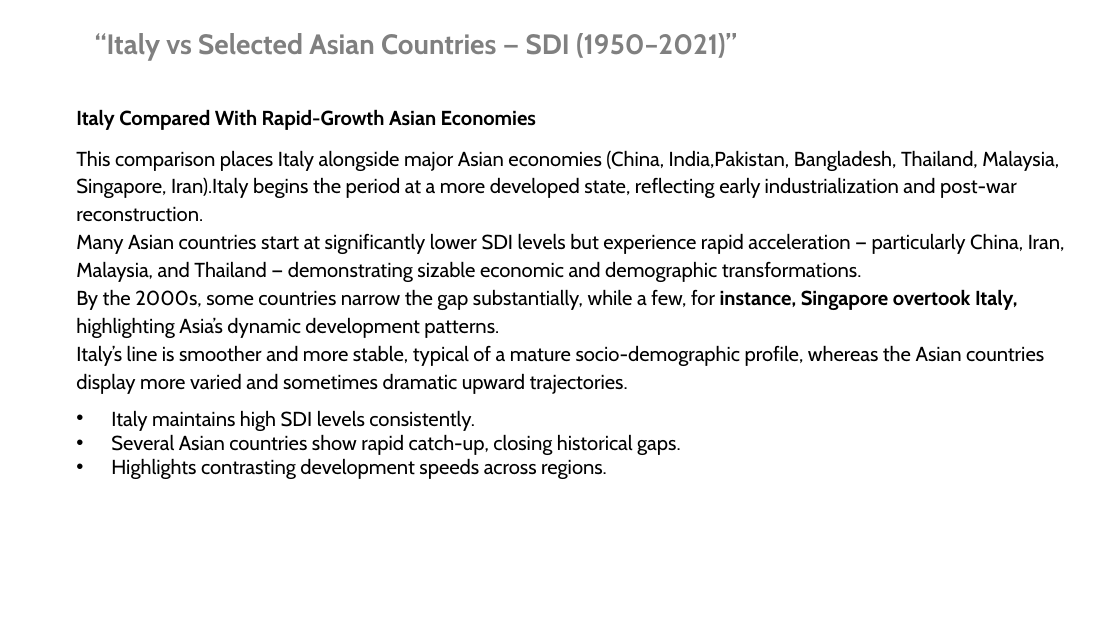
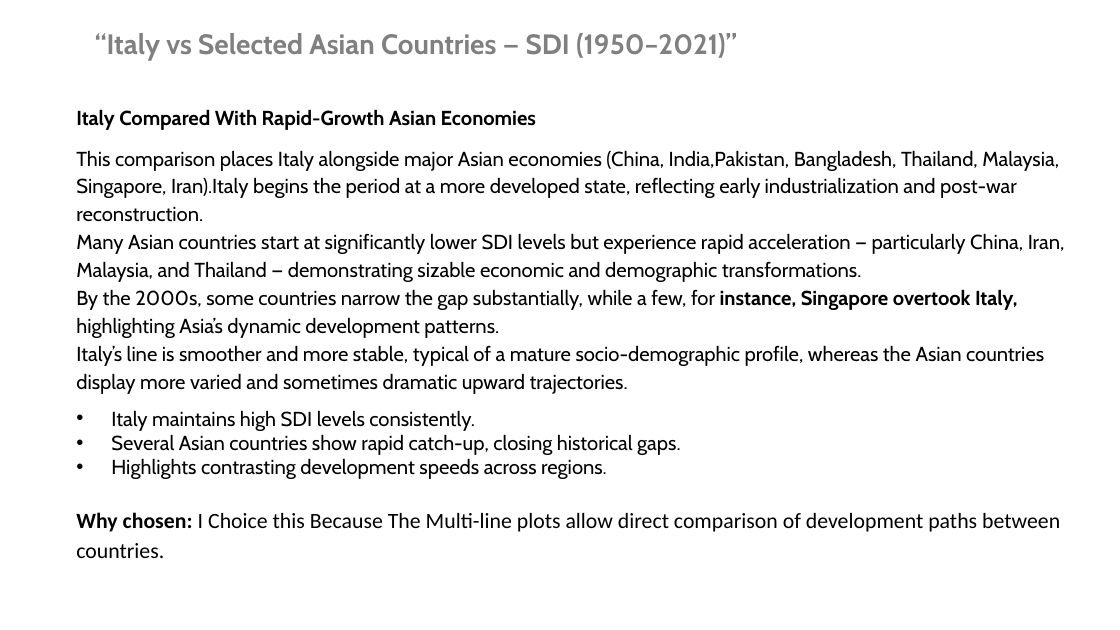
Before and after one commit to samiwadh/Global-Burden-of-Disease-Project, a slide deck: slide 19 of Data Visualization.pptx. Drawn at 1120x630 pixels with LibreOffice and Linux fonts; fonts in the diff are those of the drawing. Boxes give left, top, right and bottom in pixels: in the first picture for what was removed or moved away, otherwise in the second. Text is boxed around its words. In the diff, an @@ line names an element or a change of style, - is before the commit and + after.

```diff
--- a/Data Visualization.pptx
+++ b/Data Visualization.pptx
@@ text at box(76, 512, 1060, 558): paragraph added @@
+Why chosen: I Choice this Because The Multi-line plots allow direct comparison of development paths between countries.
```
Also in this commit, not shown: 12 other slides changed.
